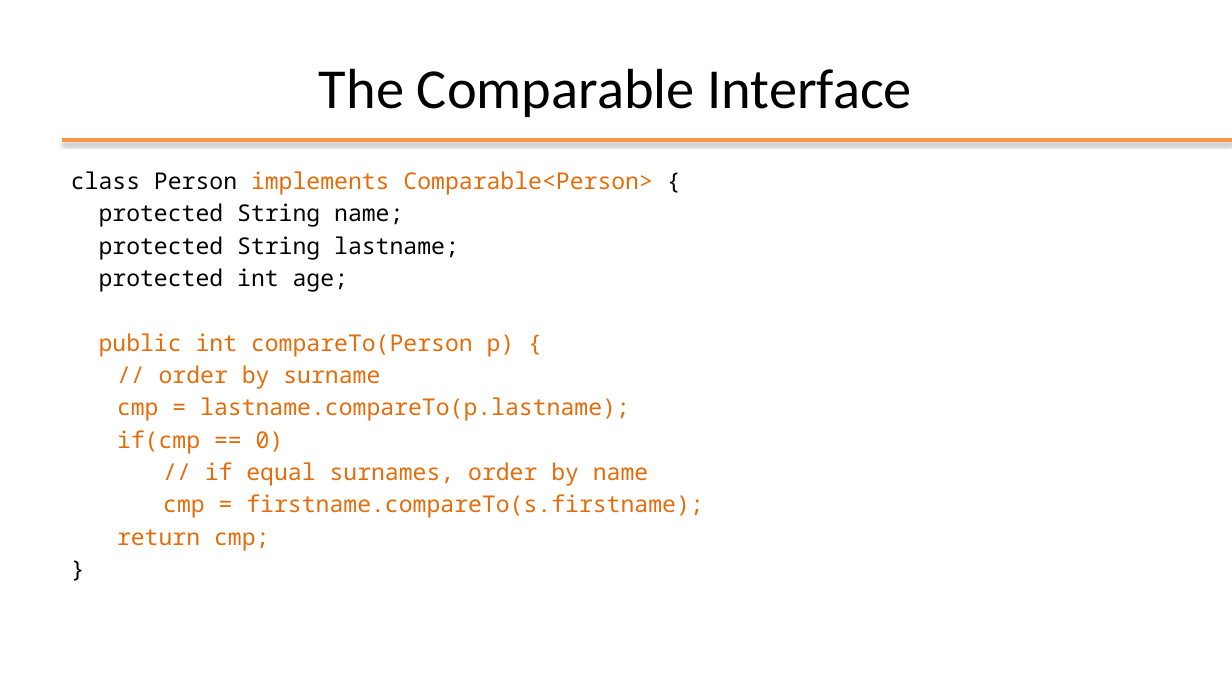
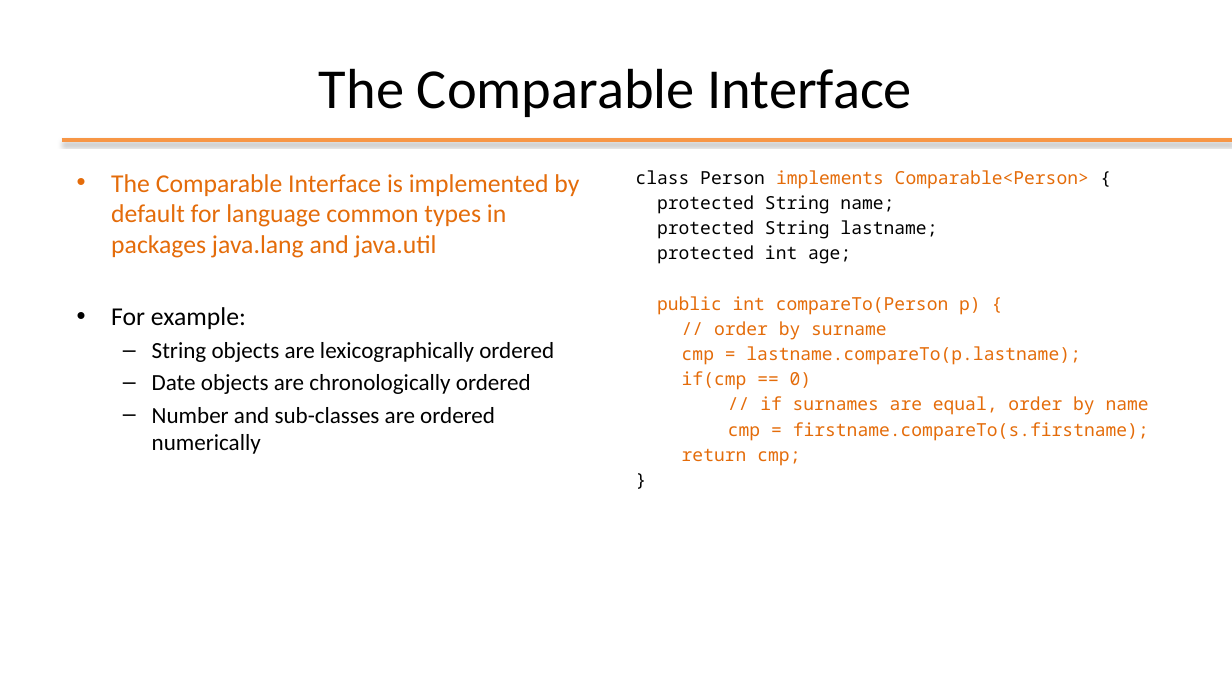
Before and after one commit to plctechnician/ooprogramming, a slide deck: slide 46 of java/slides/ppt/04 - Java Data Structures.pptx (slide 52 before the commit). Drawn at 1232x693 pixels with LibreOffice and Linux fonts; fonts in the diff are those of the drawing; background and template pictures are left out. Boxes give left, top, right and bottom in pixels: in the first picture for what was removed or moved away, otherwise in the second. Text is boxed around its words. In the diff, an @@ line names an element or a change of style, - is before the commit and + after.

```diff
--- a/java/slides/ppt/04 - Java Data Structures.pptx
+++ b/java/slides/ppt/04 - Java Data Structures.pptx
@@ text added at (x1=111, y1=174, x2=579, y2=454), 18 pt, text #000000 @@
+• The Comparable Interface is implemented by default for language common types in packages java.lang and java.util
+• For example:
+  – String objects are lexicographically ordered
+  – Date objects are chronologically ordered
+  – Number and sub-classes are ordered numerically
@@ text "class Person implements Comparable<Person> {" moved from (x1=71, y1=171, x2=703, y2=550) to (x1=636, y1=170, x2=1149, y2=466) @@
@@ text at (x1=636, y1=170, x2=1149, y2=466): size 18 to 14 pt in "class Person implements Comparable<Person> {", "protected String name;", "protected String lastname;", "protected int age;" and 7 more places @@
@@ text at (x1=760, y1=396, x2=1149, y2=415): text changed; size 18 to 14 pt @@
-// if equal surnames, order by name
+// if surnames are equal, order by name
```
Also in this commit, not shown: 14 other slides changed, 6 slides removed, 1 other file.
